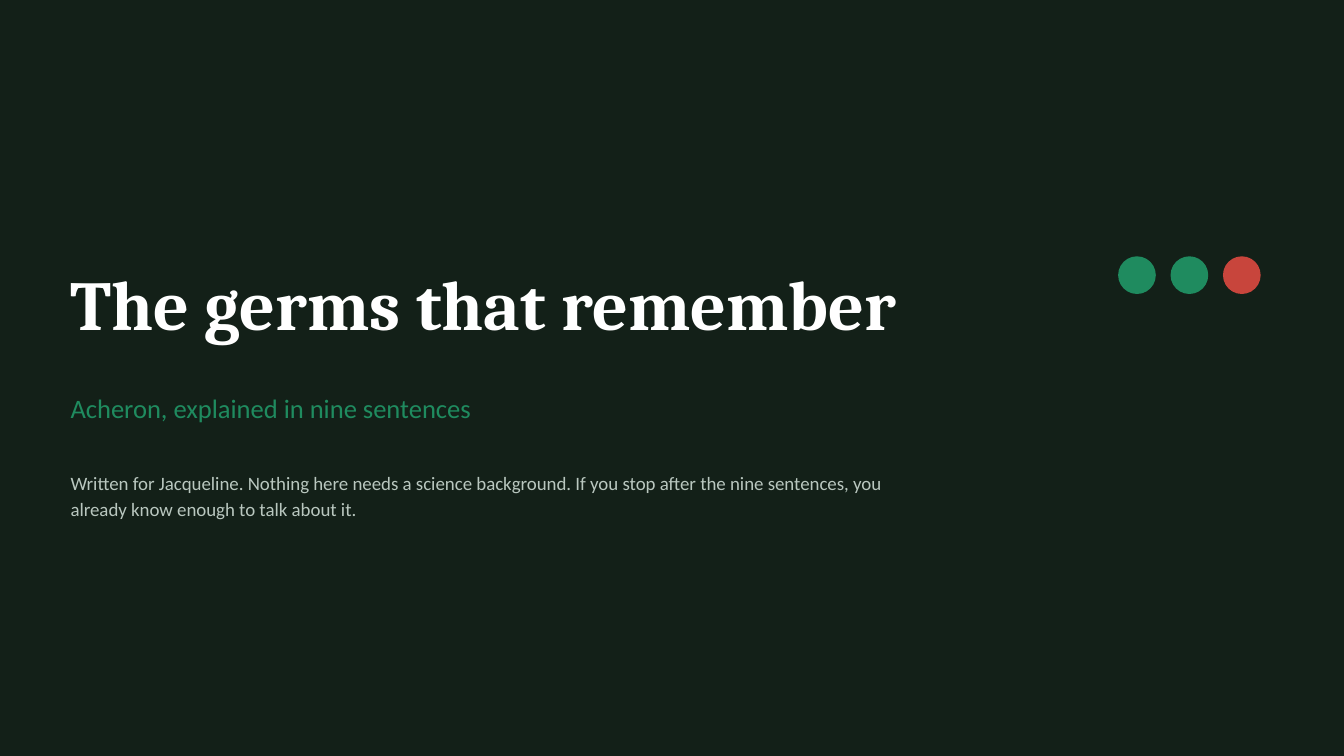
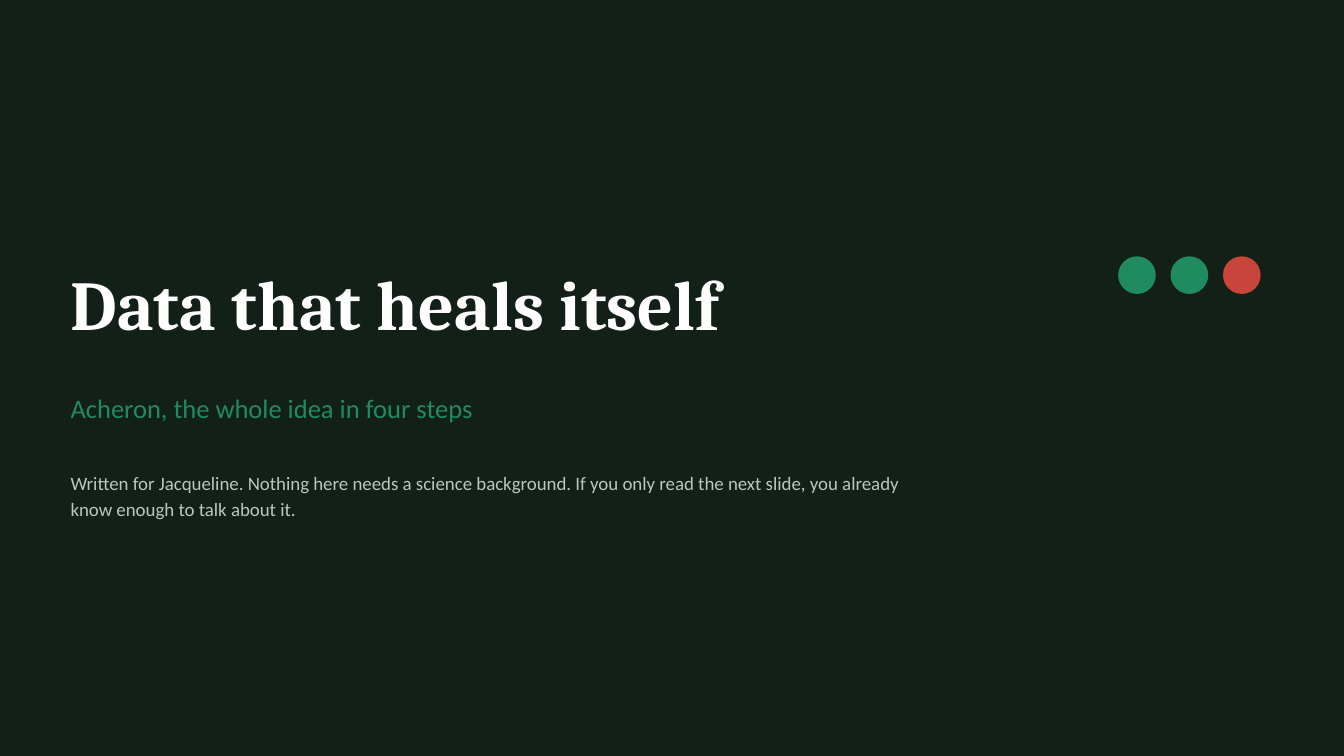
Before and after one commit to rewired89/Acheron, a slide deck: slide 1 of docs/pitch/Acheron_Plain_Explainer.pptx. Drawn at 1344x756 pixels with LibreOffice and Linux fonts; fonts in the diff are those of the drawing. Boxes give left, top, right and bottom in pixels: in the first picture for what was removed or moved away, otherwise in the second. Text is boxed around its words. In the diff, an @@ line names an element or a change of style, - is before the commit and + after.

```diff
--- a/docs/pitch/Acheron_Plain_Explainer.pptx
+++ b/docs/pitch/Acheron_Plain_Explainer.pptx
@@ text at [71, 280, 719, 331]: text changed @@
-The germs that remember
+Data that heals itself
@@ text at [71, 399, 472, 422]: text changed @@
-Acheron, explained in nine sentences
+Acheron, the whole idea in four steps
@@ text at [71, 477, 898, 519]: text changed @@
-Written for Jacqueline. Nothing here needs a science background. If you stop after the nine sentences, you already know enough to talk about it.
+Written for Jacqueline. Nothing here needs a science background. If you only read the next slide, you already know enough to talk about it.
```
Also in this commit, not shown: 6 other slides changed, 1 slide added, 2 other files.
